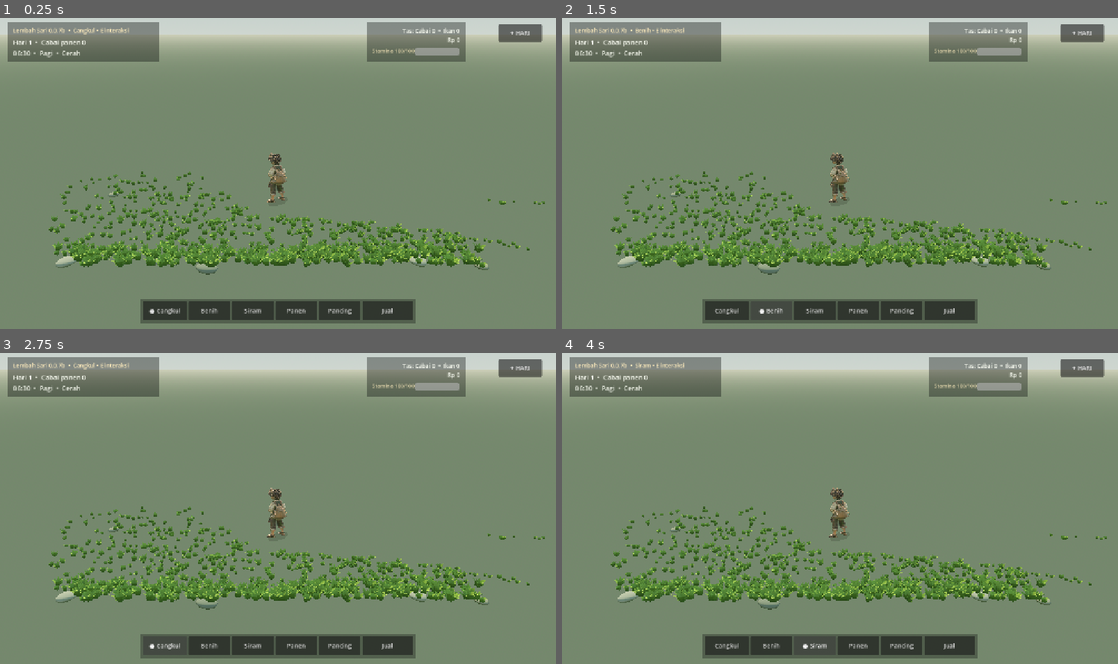
Above: before the commit, frames 1-4 (two rows, left to right).
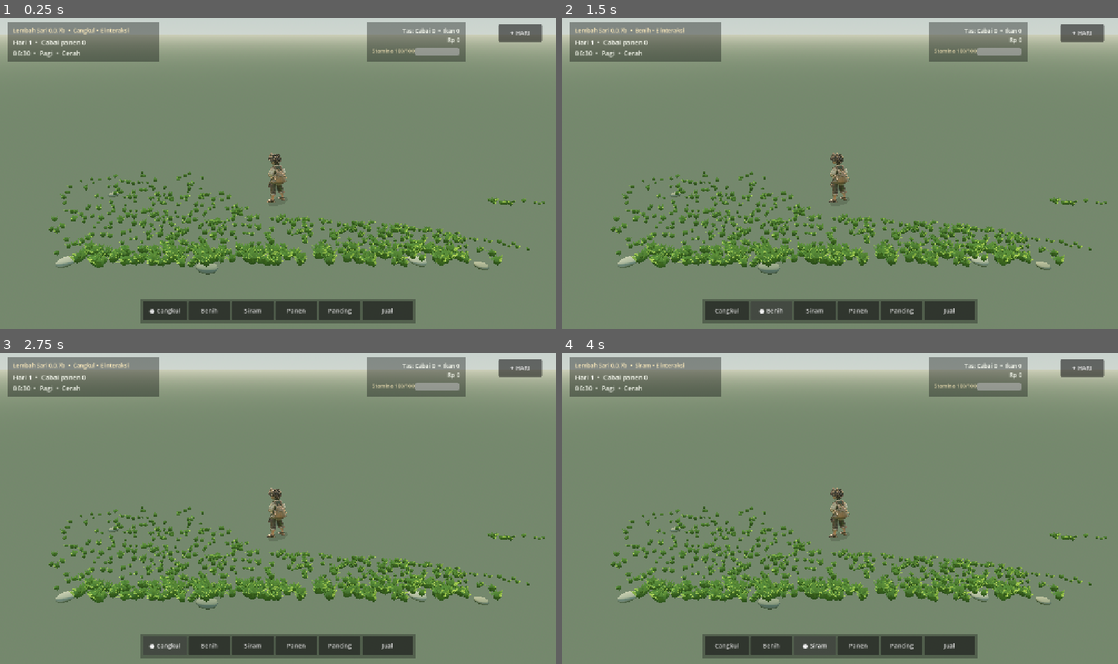
Above: after the commit, the same moments.

Repository: eneft/Lembah-sari
Game: Godot game, scene res://scenes/PlayableV5Test.tscn
Two runs of this game, one before a commit and one after it. Both use one fixed random seed, a clock stepped at 60 frames per second and the inputs below.
Inputs:
- Up to frame 1 (0.25 s): no input
- Up to frame 2 (1.5 s): click "● Cangkul" at 0.5 s; click "Benih" at 1.25 s
- Up to frame 3 (2.75 s): click "Cangkul" at 2 s
- Up to frame 4 (4 s): click "Siram" at 2.75 s; click "● Siram" at 3.5 s

The runs differ from the first frame. In frame 1, 3.3% of the frame differs, in the area x 9-95%, y 57-81%; in frame 2, 3.3%; in frame 3, 3.3%; in frame 4, 3.3%.

Commit message:
Restore sparse right-side organic grass edge without scattering onto farming beds

Diff:
--- a/scripts/village_foreground_grass.gd
+++ b/scripts/village_foreground_grass.gd
@@ -9,7 +9,7 @@
 const REGIONS: Array[Dictionary] = [
 	{"name":"LawnGrass3D","amount":1210,"rect":Rect2(0.065,0.638,0.87,0.149),"min_h":0.075,"max_h":0.165},
 	{"name":"LeftGardenGrass3D","amount":570,"rect":Rect2(0.078,0.49,0.39,0.21),"min_h":0.082,"max_h":0.165},
-	{"name":"RightGardenGrass3D","amount":510,"rect":Rect2(0.66,0.51,0.30,0.20),"min_h":0.070,"max_h":0.148},
+	{"name":"RightGardenGrass3D","amount":1450,"rect":Rect2(0.66,0.51,0.30,0.20),"min_h":0.070,"max_h":0.148},
 	{"name":"RiverBankGrass3D","amount":590,"rect":Rect2(0.09,0.741,0.81,0.062),"min_h":0.13,"max_h":0.245},
 ]
 
